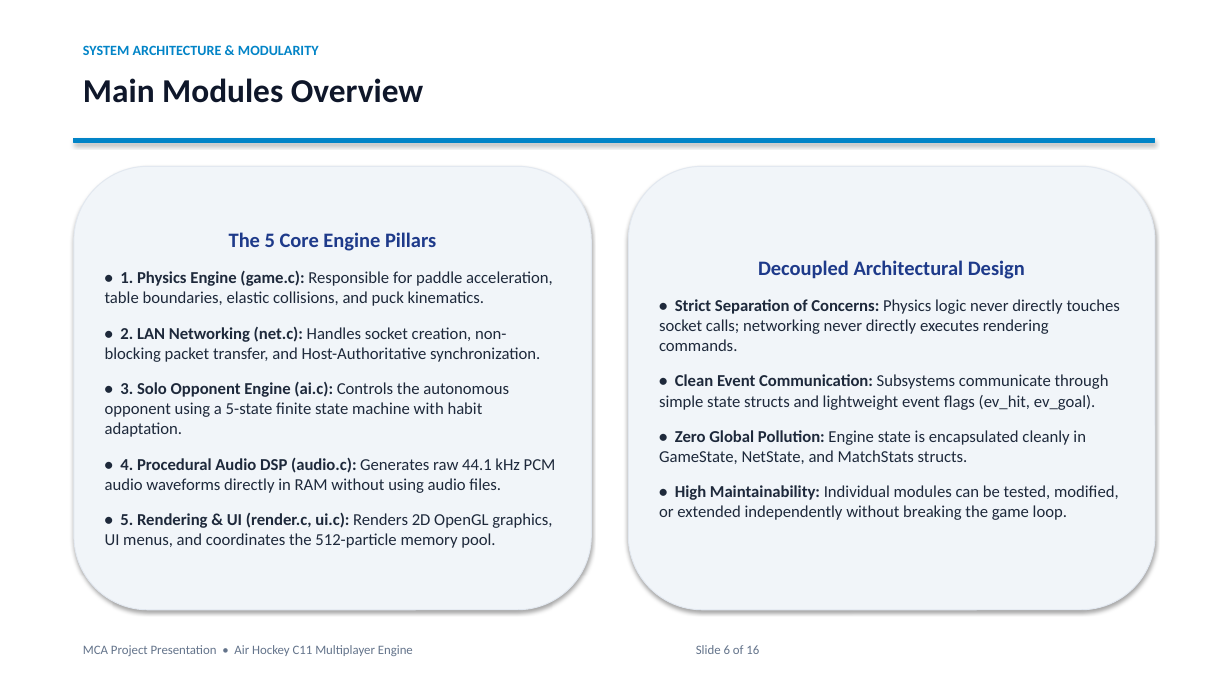
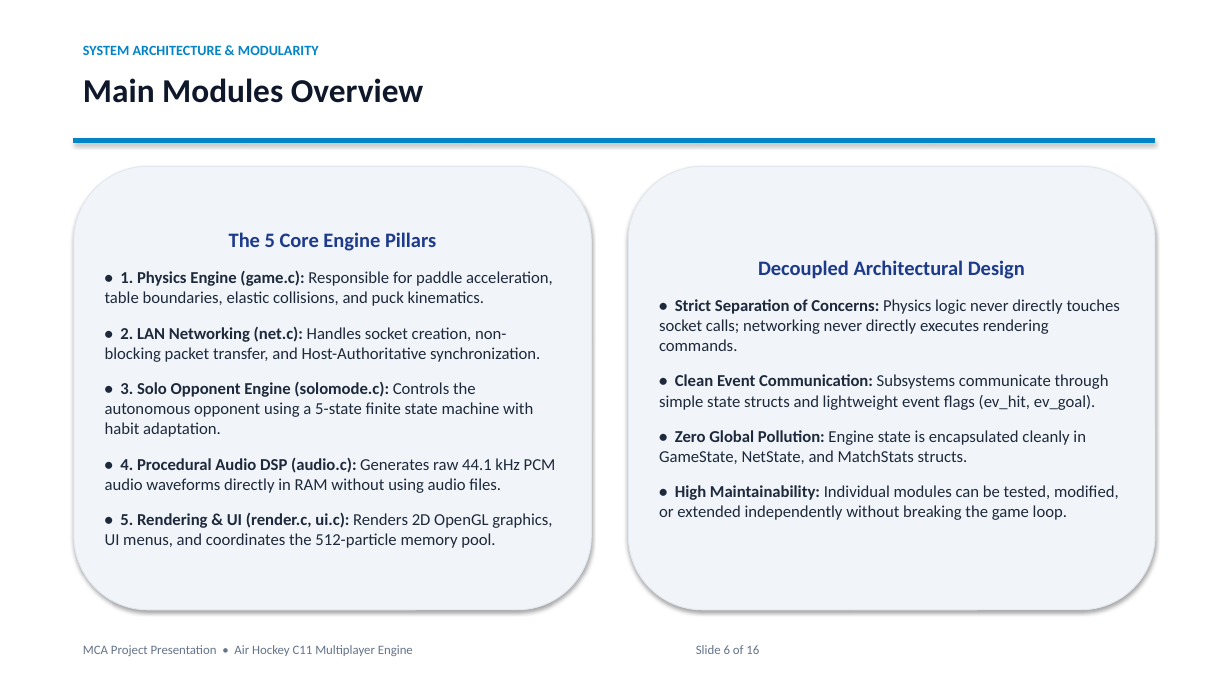
Before and after one commit to hamravichauhan/airhocky, a slide deck: slide 6 of Air_Hockey_Presentation.pptx. Drawn at 1232x693 pixels with LibreOffice and Linux fonts; fonts in the diff are those of the drawing. Boxes give left, top, right and bottom in pixels: in the first picture for what was removed or moved away, otherwise in the second. Text is boxed around its words. In the diff, an @@ line names an element or a change of style, - is before the commit and + after.

```diff
--- a/Air_Hockey_Presentation.pptx
+++ b/Air_Hockey_Presentation.pptx
@@ text in rounded rectangle at <box>105,382,533,437</box>: text changed @@
-• 3. Solo Opponent Engine (ai.c): Controls the autonomous opponent using a 5-state finite state machine with habit adaptation.
+• 3. Solo Opponent Engine (solomode.c): Controls the autonomous opponent using a 5-state finite state machine with habit adaptation.
```
Also in this commit, not shown: 3 other slides changed, 3 other files.
